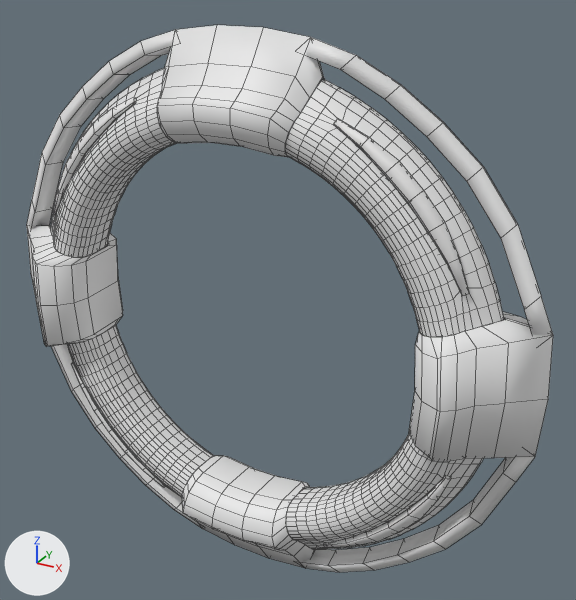
A saved change to the FBX model Navigator-Davinci/Assets/Resources/Meshes/Lobby/Portal/Portal-Wall.fbx.
Before and after are seen from a camera (50 mm lens) standing at (2.62, -4.09, 2.5) and looking at (0.22, 0.28, 0.31). The axes (+X, +Y, +Z) are drawn at lower left. The lights are the same throughout. Mesh edges are drawn as thin lines. Where no turn or scale is listed for an object, it has been applied to the vertices.

The first picture shows 'Frame', 'Lights', 'Portal'.
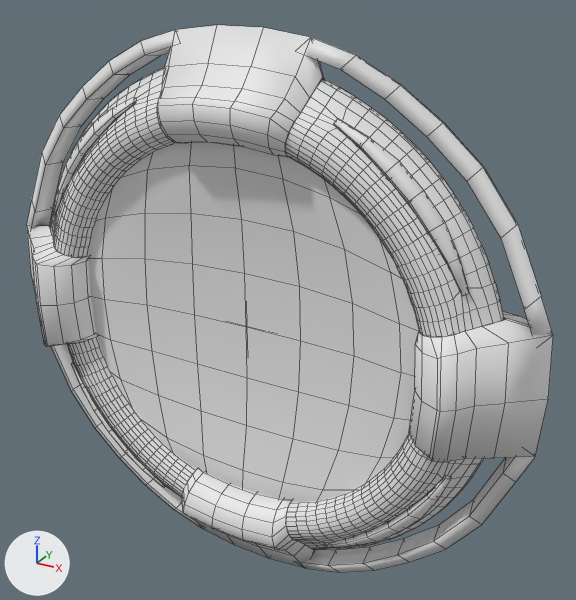
The newer file is also turned or shifted as a whole; pictures and numbers use the older file's frame.

Pixel boxes (x1, y1, x2, y2) of what changed, in the pictures (576 x 600 px):
'Spiral', added
    after: (84, 123, 450, 513)

Diff of the bpy script that builds the scene:
```diff
--- a/Navigator-Davinci/Assets/Resources/Meshes/Lobby/Portal/Portal-Wall.fbx.py
+++ b/Navigator-Davinci/Assets/Resources/Meshes/Lobby/Portal/Portal-Wall.fbx.py
@@ me_circle @@
+me_circle.from_pydata(...)  # 162 vertices, 160 faces; spans x -1.43..1.43, y -0.12..0.12, z -1.43..1.43
@@ ob_spiral @@
+ob_spiral = bpy.data.objects.new('Spiral', me_circle)
+ob_spiral.location = (0.0, 0.095, 0.136)
```
